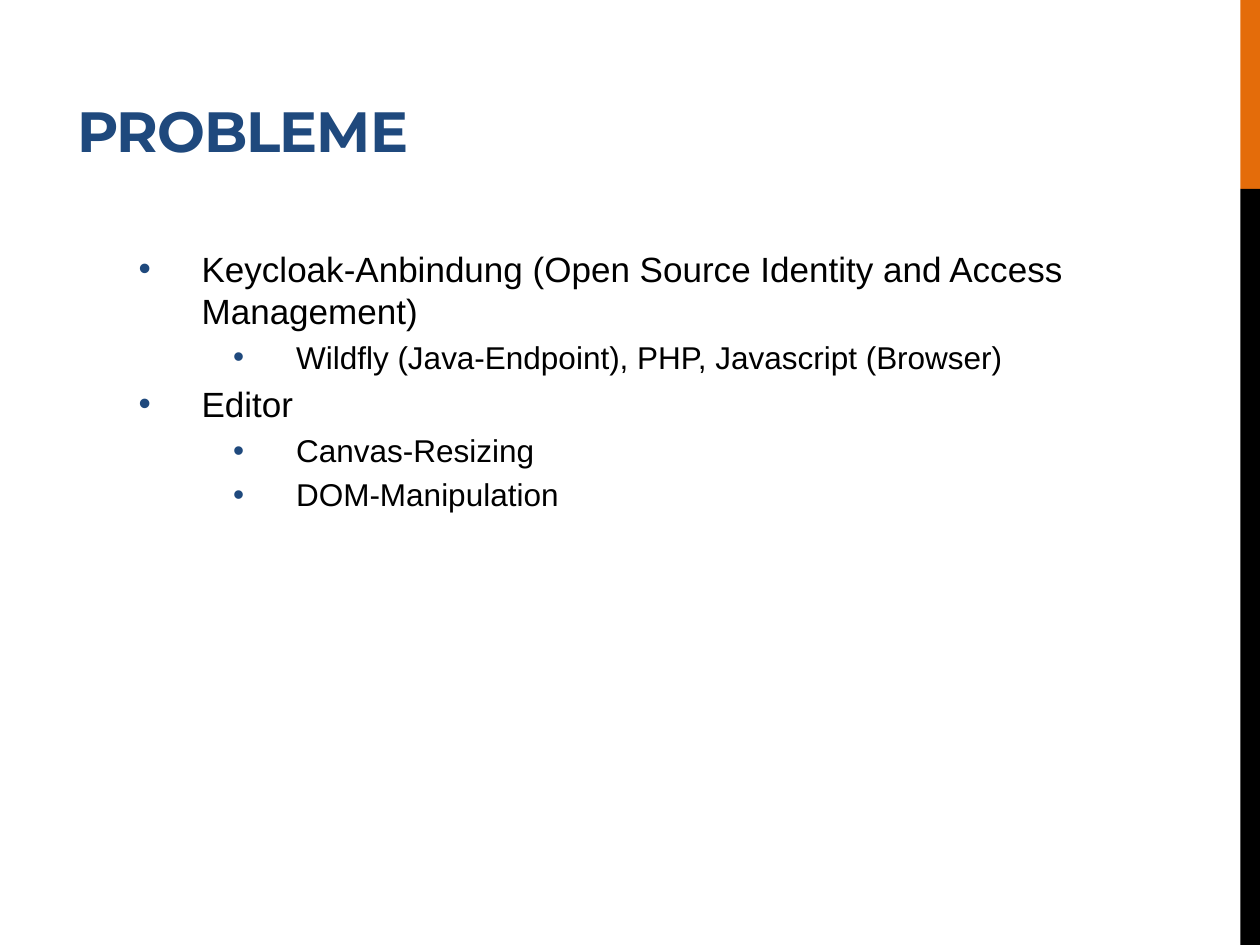
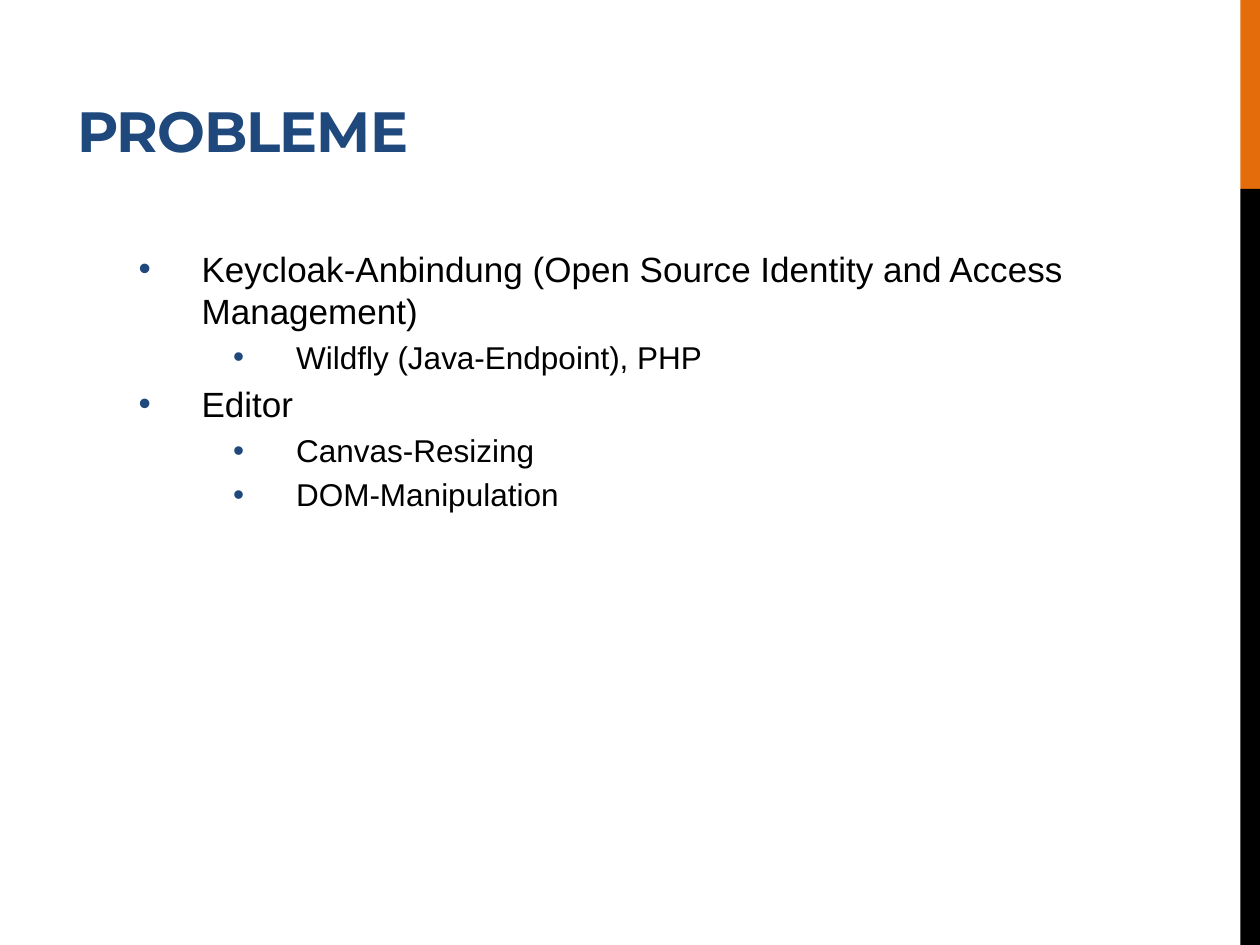
Before and after one commit to LukasSeglias/ticket-recognition-web, a slide deck: slide 4 of doc/presentation.pptx (slide 3 before the commit). Drawn at 1260x945 pixels with LibreOffice and Linux fonts; fonts in the diff are those of the drawing. Boxes give left, top, right and bottom in pixels: in the first picture for what was removed or moved away, otherwise in the second. Text is boxed around its words. In the diff, an @@ line names an element or a change of style, - is before the commit and + after.

```diff
--- a/doc/presentation.pptx
+++ b/doc/presentation.pptx
@@ text at (296, 346, 702, 375): text changed @@
-    • Wildfly (Java-Endpoint), PHP, Javascript (Browser)
+    • Wildfly (Java-Endpoint), PHP
```
Also in this commit, not shown: 4 other slides changed, 2 slides added, 3 other files.
